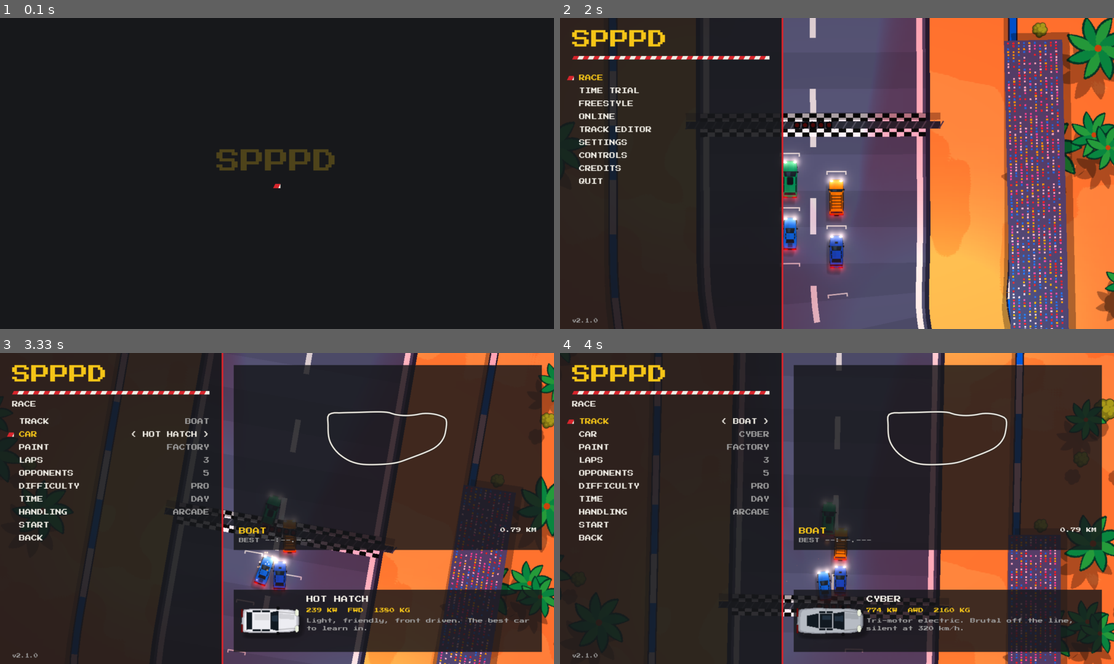
Above: before the commit, frames 1-4 (two rows, left to right).
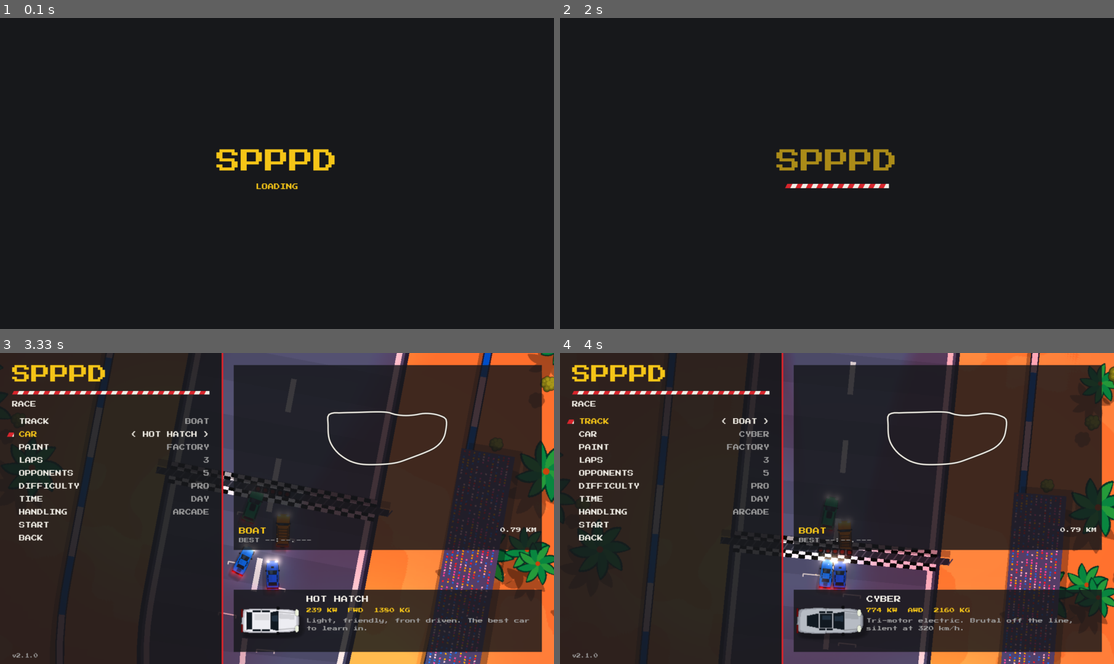
Above: after the commit, the same moments.

Repository: vanillaiice/spppd
Game: LÖVE game, started from main.lua
Same seed, same stepped clock (60 frames per second), same inputs: the game is played once before the commit and once after it.
Inputs:
- Up to frame 1 (0.1 s): no input
- Up to frame 2 (2 s): type "a" at 1.98 s
- Up to frame 3 (3.33 s): type "nn" at 2.08 s; tap Enter at 2.32 s; hold Left 2.55-3.08 s; hold Down from 3.12 s (still down)
- Up to frame 4 (4 s): release Down at 3.42 s; hold Left 3.45-3.85 s; hold Up from 3.88 s (still down)

The runs differ from the first frame. In frame 1, 1.0% of the frame differs, in the area x 39-61%, y 42-56%; in frame 2, 61%, in the area x 1-100%, y 0-100%; in frame 3, 15%; in frame 4, 15%.

Commit message:
Load behind the splash and lock the phone to landscape
Slow phones take seconds to load, so loading now runs between frames with the
title up. A resizable window let Android rotate and letterbox the game.

Co-Authored-By: Claude Opus 5.5 <noreply@anthropic.com>

Diff:
--- a/conf.lua
+++ b/conf.lua
@@ -20,7 +20,11 @@
   t.modules.video = false
   -- Without this a phone's tilt sensor shows up as a joystick.
   t.accelerometerjoystick = false
-  if love._os == "Android" or love._os == "iOS" then t.window.fullscreen = true end
+  if love._os == "Android" or love._os == "iOS" then
+    t.window.fullscreen = true
+    -- A resizable window lets the phone rotate, which Android then letterboxes.
+    t.window.resizable = false
+  end
 
   -- `love . --test` runs the simulation tests without opening a window.
   if hasArg("--test") then
--- a/main.lua
+++ b/main.lua
@@ -28,19 +28,36 @@
 local textures = require("src/render/textures")
 local network = require("src/network_manager")
 
+-- Slow phones take seconds over this, so it runs a step at a time between
+-- frames, with the splash on screen.
+local loading
+
+local function loadGame()
+  post.load()
+  post.quality = settings.quality
+  coroutine.yield()
+  textures.load()
+  coroutine.yield()
+  audio.load()
+  audio.setVolume(settings.volume)
+end
+
+local function stepLoading()
+  local ok, err = coroutine.resume(loading)
+  if not ok then error(debug.traceback(loading, err), 0) end
+  if coroutine.status(loading) == "dead" then loading = nil end
+end
+
 function love.load(args)
   love.graphics.setDefaultFilter("linear", "linear")
   love.keyboard.setKeyRepeat(false)
   settings.load()
   if settings.fullscreen then love.window.setFullscreen(true, "desktop") end
-  post.load()
-  post.quality = settings.quality
-  textures.load()
-  audio.load()
-  audio.setVolume(settings.volume)
+  loading = coroutine.create(loadGame)
 
   for _, a in ipairs(args) do
     if a == "--visual" then
+      while loading do stepLoading() end
       rm.keepRunningUnfocused = true
       for _, b in ipairs(args) do
         if b == "flow" then
@@ -55,7 +72,9 @@
 end
 
 function love.update(dt)
-  if state.screen == "splash" then
+  if loading then
+    stepLoading()
+  elseif state.screen == "splash" then
     if splash.update(dt) then menu.enter() end
   elseif state.screen == "menu" then
     menu.update(dt)
@@ -75,7 +94,7 @@
 function love.draw()
   local sw, sh = love.graphics.getDimensions()
   if state.screen == "splash" then
-    splash.draw(sw, sh)
+    splash.draw(sw, sh, loading ~= nil)
   elseif state.screen == "menu" then
     menu.draw(sw, sh)
   elseif state.screen == "race" then
--- a/src/audio.lua
+++ b/src/audio.lua
@@ -424,10 +424,16 @@
   end)
 end
 
+-- Gives the screen a turn between sounds when the game is loading on the side.
+local function breathe()
+  if coroutine.running() then coroutine.yield() end
+end
+
 local function looping(data)
   local source = love.audio.newSource(data, "static")
   source:setLooping(true)
   source:setVolume(0)
+  breathe()
   return source
 end
 
@@ -455,8 +461,10 @@
     audio.shots = {}
     for _, name in ipairs({ "beep", "go", "click", "select", "shift", "lap", "blowoff" }) do
       audio.shots[name] = love.audio.newSource(audio.shotData(name), "static")
+      breathe()
     end
     audio.shots.startup = love.audio.newSource(audio.startupData(), "static")
+    breathe()
     local impact, scrape = audio.shotData("impact"), audio.shotData("scrape")
     audio.impacts = {}
     for i = 1, 4 do audio.impacts[i] = love.audio.newSource(impact, "static") end
--- a/src/splash.lua
+++ b/src/splash.lua
@@ -10,12 +10,17 @@
   return splash.timer >= splash.length
 end
 
-function splash.draw(sw, sh)
+function splash.draw(sw, sh, loading)
   local s = ui.scale(sw, sh)
   love.graphics.clear(colors.asphaltDeep)
-  local fade = math.min(1, splash.timer * 3) * math.min(1, (splash.length - splash.timer) * 4)
+  -- The title goes up while the game loads, so it only ever fades out.
+  local fade = math.min(1, (splash.length - splash.timer) * 4)
   local c = colors.marshal
   ui.text("SPPPD", 0, sh / 2 - 28 * s, 28 * s, { c[1], c[2], c[3], fade }, "center", sw)
+  if loading then
+    ui.text("LOADING", 0, sh / 2 + 12 * s, 7 * s, c, "center", sw)
+    return
+  end
   local w = 120 * s * math.min(1, splash.timer / audio.STARTUP_PEAK)
   ui.kerb(sw / 2 - w / 2, sh / 2 + 12 * s, w, 5 * s, s)
 end
